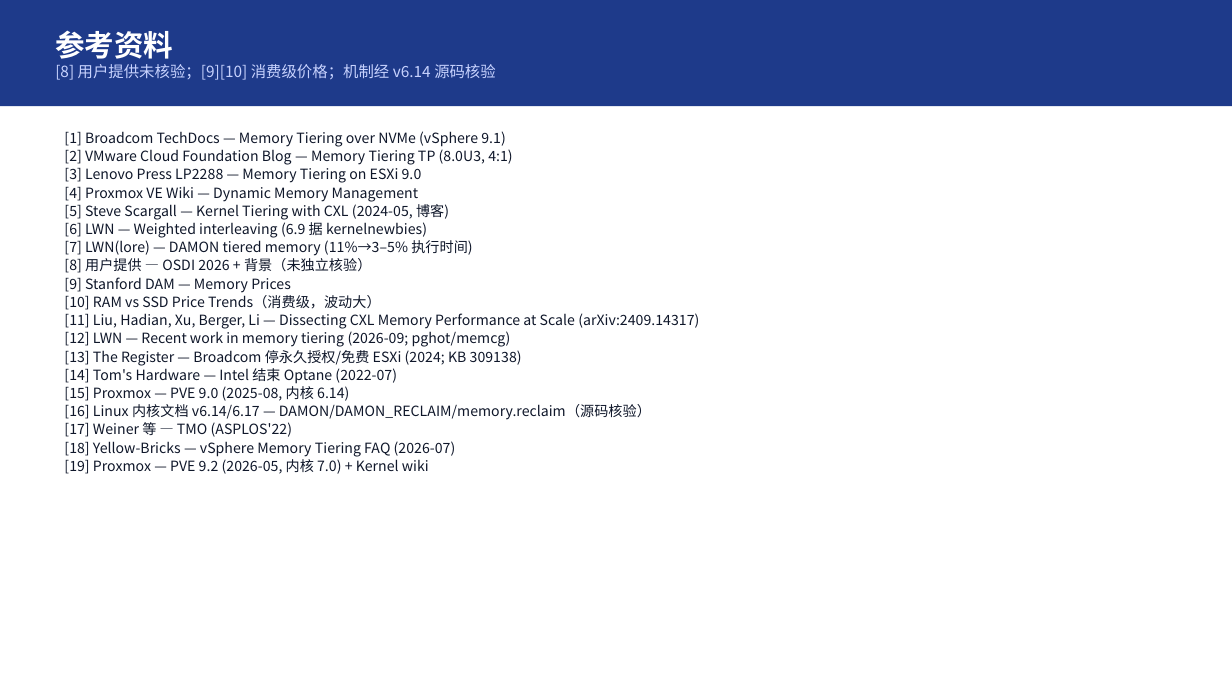
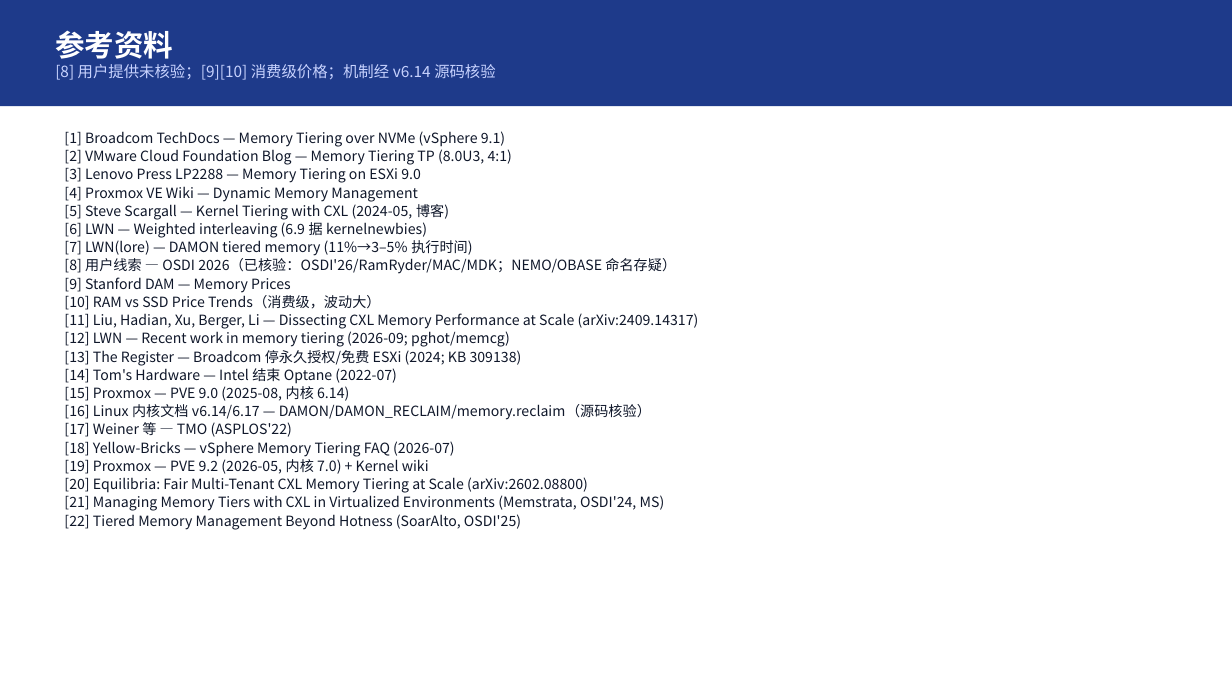
Before and after one commit to turtacn/storm, a slide deck: slide 15 of docs/harness-sop/examples/memory-tiring-p2v/mt-v1.pptx. Drawn at 1232x693 pixels with LibreOffice and Linux fonts; fonts in the diff are those of the drawing. Boxes give left, top, right and bottom in pixels: in the first picture for what was removed or moved away, otherwise in the second. Text is boxed around its words. In the diff, an @@ line names an element or a change of style, - is before the commit and + after.

```diff
--- a/docs/harness-sop/examples/memory-tiring-p2v/mt-v1.pptx
+++ b/docs/harness-sop/examples/memory-tiring-p2v/mt-v1.pptx
@@ text at bbox=[64, 258, 676, 274]: text changed @@
-[8] 用户提供 — OSDI 2026 + 背景（未独立核验）
+[8] 用户线索 — OSDI 2026（已核验：OSDI'26/RamRyder/MAC/MDK；NEMO/OBASE 命名存疑）
@@ text at bbox=[64, 477, 665, 530]: paragraphs added @@
+[20] Equilibria: Fair Multi-Tenant CXL Memory Tiering at Scale (arXiv:2602.08800)
+[21] Managing Memory Tiers with CXL in Virtualized Environments (Memstrata, OSDI'24, MS)
+[22] Tiered Memory Management Beyond Hotness (SoarAlto, OSDI'25)
```
Also in this commit, not shown: 1 other slide changed.
